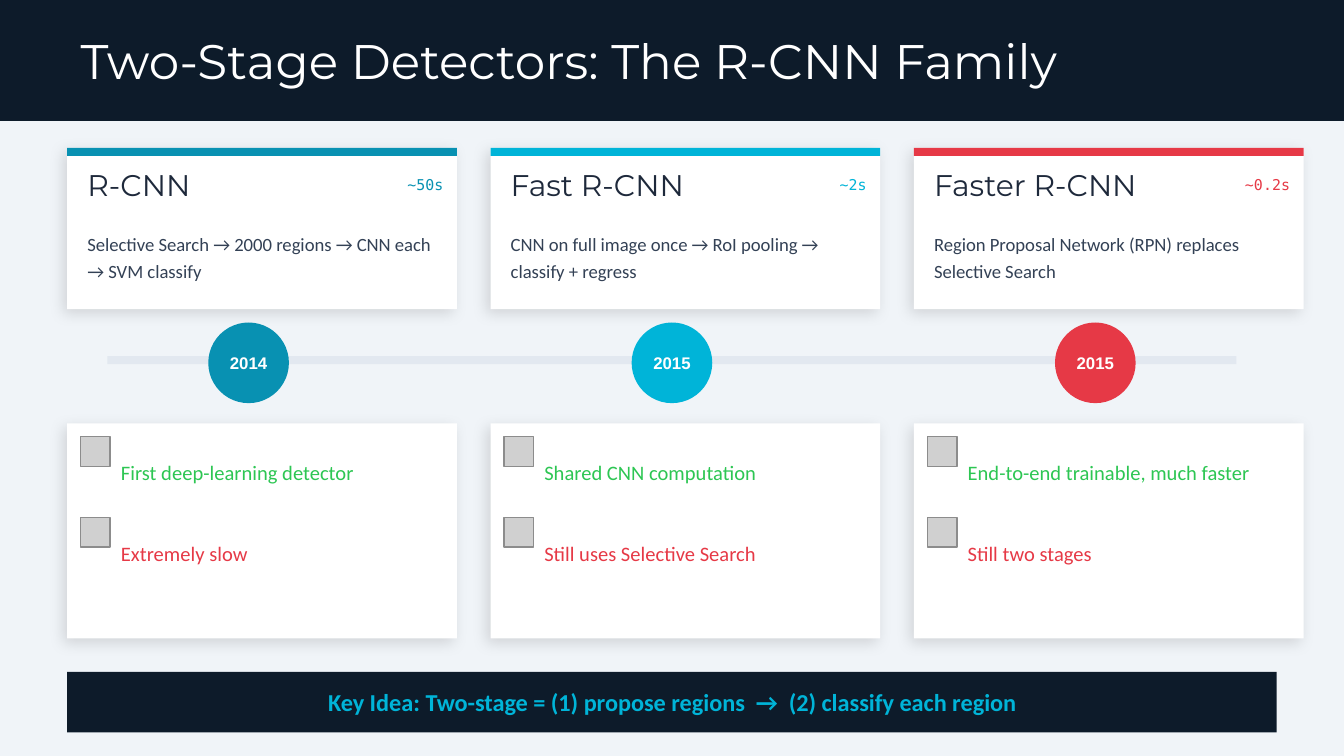
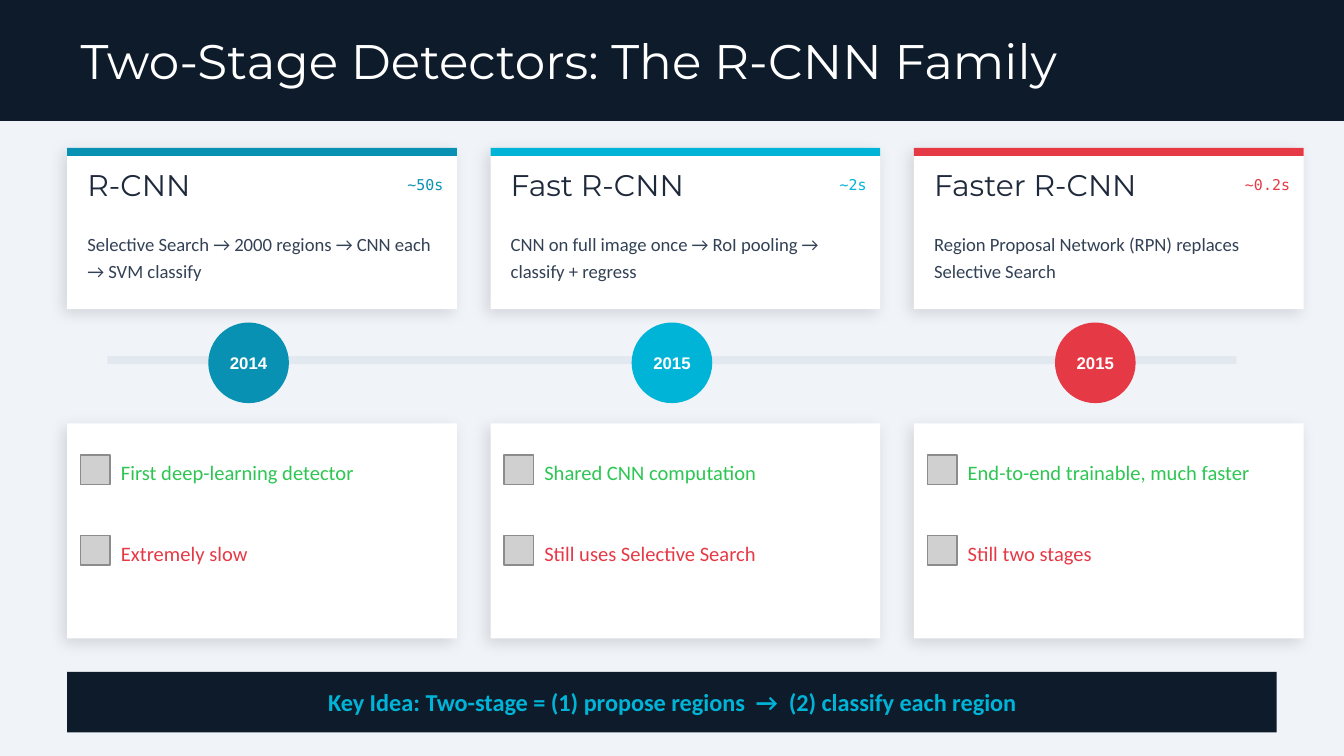
Before and after one commit to ShahZebYousafzai/AI-CV-Lecture, a slide deck: slide 5 of Session 10/Session_10_Object_Detection_YOLO.pptx. Drawn at 1344x756 pixels with LibreOffice and Linux fonts; fonts in the diff are those of the drawing; grey boxes stand for pictures. Boxes give left, top, right and bottom in pixels: in the first picture for what was removed or moved away, otherwise in the second. Text is boxed around its words. In the diff, an @@ line names an element or a change of style, - is before the commit and + after.

```diff
--- a/Session 10/Session_10_Object_Detection_YOLO.pptx
+++ b/Session 10/Session_10_Object_Detection_YOLO.pptx
@@ 3 pictures: place and size @@
-3 pictures at box(81, 437, 957, 466)
+3 pictures at box(81, 454, 957, 484)
@@ 3 pictures: place and size @@
-3 pictures at box(81, 517, 957, 547)
+3 pictures at box(81, 535, 957, 564)
```
Also in this commit, not shown: 12 other files.
